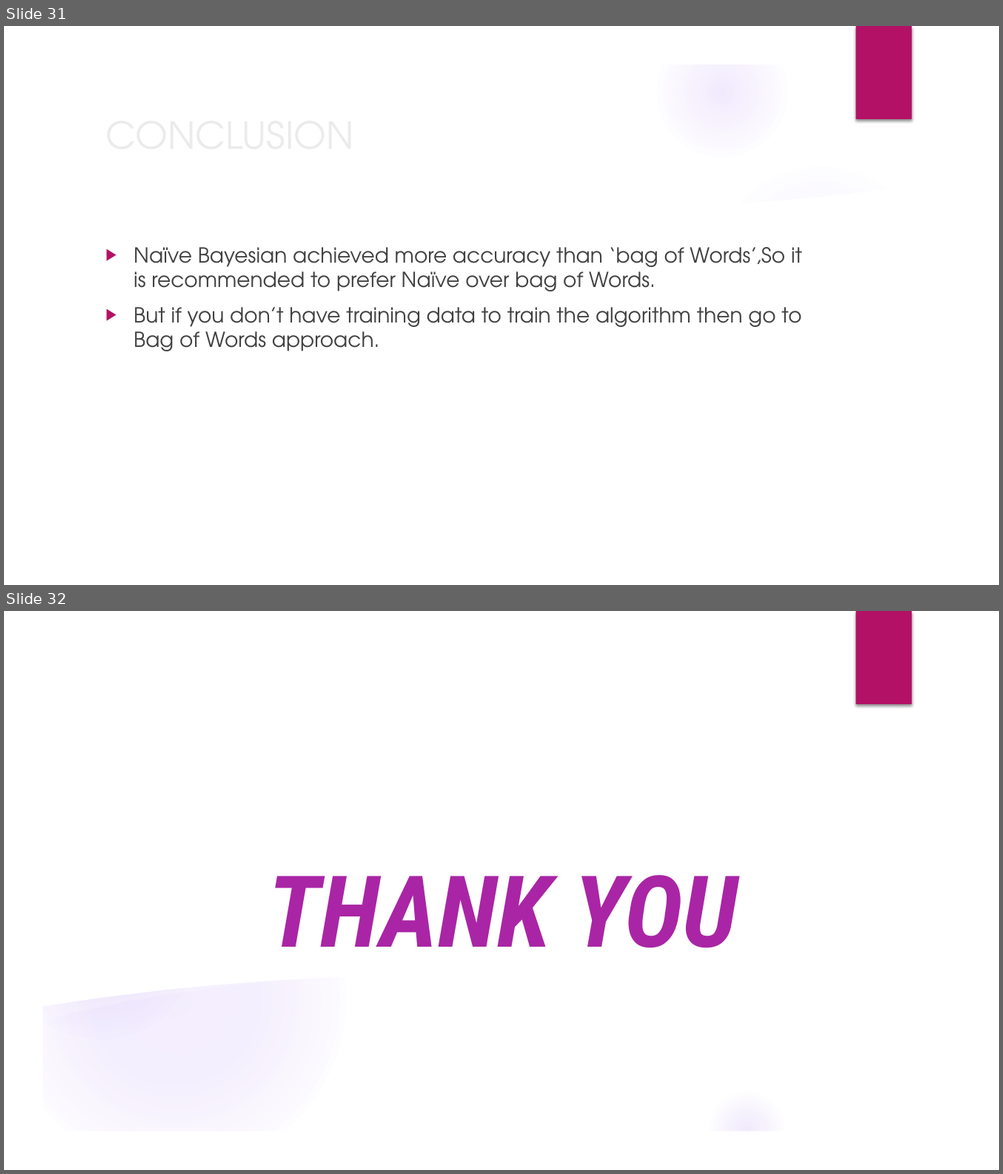
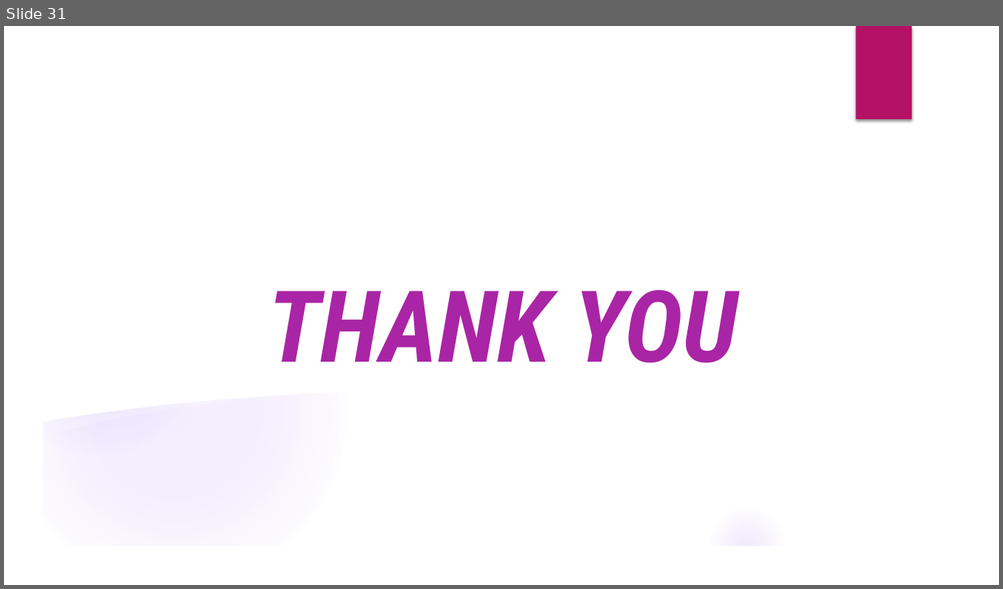
Before and after one commit to Hari-pyt/Sentimental-Analysis-with-bag-of-words-and-naive-bayesian-with-R-language, a slide deck: presentation.pptx. Shown one above the other, each under a label of ours: slides 31 and 32 before the commit, slide 31 after it. The pictures are 1003x1174 and 1003x589 pixels, drawn with LibreOffice and Linux fonts; fonts in the diff are those of the drawing; background and template pictures are left out. Boxes give left, top, right and bottom in pixels: in the first picture for what was removed or moved away, otherwise in the second. Text is boxed around its words. In the diff, an @@ line names an element or a change of style, - is before the commit and + after.

```diff
--- a/presentation.pptx
+++ b/presentation.pptx
@@ slide 31 removed at (x1=4, y1=26, x2=999, y2=585), background picture (left out); not listed: 9 template elements that a slide beside it also shows @@
@@ title removed at (x1=98, y1=105, x2=813, y2=163) @@
-CONCLUSION
@@ text removed at (x1=134, y1=247, x2=802, y2=352) @@
-▶ Naïve Bayesian achieved more accuracy than ‘bag of Words’,So it is recommended to prefer Naïve over bag of Words.
-▶ But if you don’t have training data to train the algorithm then go to Bag of Words approach.
@@ what was slide 32 is now slide 31 @@
```
Also in this commit, not shown: 5 slides changed, 2 other files.
